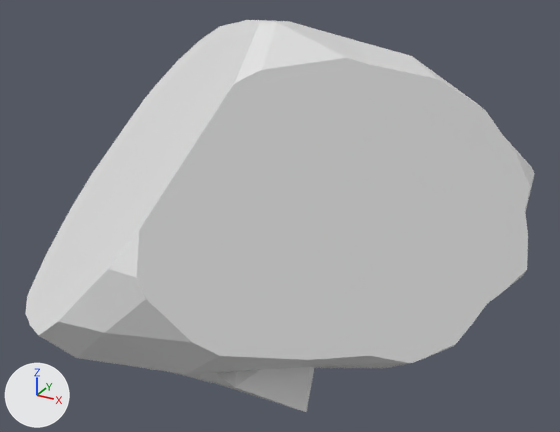
A saved change to the glTF model models/rock.glb.
Rendered twice from a camera (50 mm lens) standing at (1.72, -3.21, 2.04) and looking at (-0.02, -0.05, 0.46). Arrows for +X, +Y and +Z are at lower left; the lights stay in place. The picture after the commit comes second. Where no turn or scale is listed for an object, it has been applied to the vertices.

The first picture shows 'Chunk_D', 'Chunk_E', 'Chunk_F', 'Chunk_G', 'Chunk_H', 'Chunk_I', 'Chunk_J', 'Rubble_3' and 1 more.
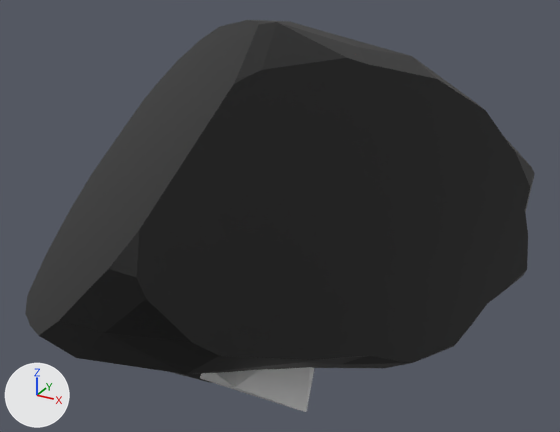
Location of each change, [x1, y1, x2, y2] in pixels of the pictures (560 x 432 px):
'Chunk_F', recoloured (white to black)
    both: [248, 49, 528, 368]
'Chunk_H', recoloured (white to black)
    both: [28, 20, 336, 374]
'Chunk_J', recoloured
    both: [25, 21, 244, 318]
'Chunk_D', recoloured
    both: [74, 26, 221, 203]
'Chunk_G', recoloured
    both: [49, 25, 227, 249]
'Chunk_I', recoloured
    both: [287, 21, 447, 82]
'Chunk_E', recoloured
    both: [505, 138, 535, 278]

Diff of the bpy script that builds the scene:
```diff
--- a/models/rock.glb.py
+++ b/models/rock.glb.py
@@ mat_defaultmaterial_010 @@
+mat_defaultmaterial_010 = bpy.data.materials.new('DefaultMaterial.010')
+mat_defaultmaterial_010.use_nodes = True; mat_defaultmaterial_010.node_tree.nodes.clear()
+_N = mat_defaultmaterial_010.node_tree.nodes; _L = mat_defaultmaterial_010.node_tree.links
+n0 = _N.new('ShaderNodeOutputMaterial'); n0.name = 'Material Output'
+n1 = _N.new('ShaderNodeBsdfPrincipled'); n1.name = 'Principled BSDF'
+n2 = _N.new('ShaderNodeVertexColor'); n2.name = 'Color Attribute'
+_L.new(n1.outputs[0], n0.inputs[0])  # 'BSDF' to 'Surface'
+_L.new(n2.outputs[0], n1.inputs[0])  # 'Color' to 'Base Color'
@@ mat_defaultmaterial_009 @@
+mat_defaultmaterial_009 = bpy.data.materials.new('DefaultMaterial.009')
+mat_defaultmaterial_009.use_nodes = True; mat_defaultmaterial_009.node_tree.nodes.clear()
+_N = mat_defaultmaterial_009.node_tree.nodes; _L = mat_defaultmaterial_009.node_tree.links
+n0 = _N.new('ShaderNodeOutputMaterial'); n0.name = 'Material Output'
+n1 = _N.new('ShaderNodeBsdfPrincipled'); n1.name = 'Principled BSDF'
+n2 = _N.new('ShaderNodeVertexColor'); n2.name = 'Color Attribute'
+_L.new(n1.outputs[0], n0.inputs[0])  # 'BSDF' to 'Surface'
+_L.new(n2.outputs[0], n1.inputs[0])  # 'Color' to 'Base Color'
@@ mat_defaultmaterial_008 @@
+mat_defaultmaterial_008 = bpy.data.materials.new('DefaultMaterial.008')
+mat_defaultmaterial_008.use_nodes = True; mat_defaultmaterial_008.node_tree.nodes.clear()
+_N = mat_defaultmaterial_008.node_tree.nodes; _L = mat_defaultmaterial_008.node_tree.links
+n0 = _N.new('ShaderNodeOutputMaterial'); n0.name = 'Material Output'
+n1 = _N.new('ShaderNodeBsdfPrincipled'); n1.name = 'Principled BSDF'
+n2 = _N.new('ShaderNodeVertexColor'); n2.name = 'Color Attribute'
+_L.new(n1.outputs[0], n0.inputs[0])  # 'BSDF' to 'Surface'
+_L.new(n2.outputs[0], n1.inputs[0])  # 'Color' to 'Base Color'
@@ mat_defaultmaterial_007 @@
+mat_defaultmaterial_007 = bpy.data.materials.new('DefaultMaterial.007')
+mat_defaultmaterial_007.use_nodes = True; mat_defaultmaterial_007.node_tree.nodes.clear()
+_N = mat_defaultmaterial_007.node_tree.nodes; _L = mat_defaultmaterial_007.node_tree.links
+n0 = _N.new('ShaderNodeOutputMaterial'); n0.name = 'Material Output'
+n1 = _N.new('ShaderNodeBsdfPrincipled'); n1.name = 'Principled BSDF'
+n2 = _N.new('ShaderNodeVertexColor'); n2.name = 'Color Attribute'
+_L.new(n1.outputs[0], n0.inputs[0])  # 'BSDF' to 'Surface'
+_L.new(n2.outputs[0], n1.inputs[0])  # 'Color' to 'Base Color'
@@ mat_defaultmaterial_006 @@
+mat_defaultmaterial_006 = bpy.data.materials.new('DefaultMaterial.006')
+mat_defaultmaterial_006.use_nodes = True; mat_defaultmaterial_006.node_tree.nodes.clear()
+_N = mat_defaultmaterial_006.node_tree.nodes; _L = mat_defaultmaterial_006.node_tree.links
+n0 = _N.new('ShaderNodeOutputMaterial'); n0.name = 'Material Output'
+n1 = _N.new('ShaderNodeBsdfPrincipled'); n1.name = 'Principled BSDF'
+n2 = _N.new('ShaderNodeVertexColor'); n2.name = 'Color Attribute'
+_L.new(n1.outputs[0], n0.inputs[0])  # 'BSDF' to 'Surface'
+_L.new(n2.outputs[0], n1.inputs[0])  # 'Color' to 'Base Color'
@@ mat_defaultmaterial_005 @@
+mat_defaultmaterial_005 = bpy.data.materials.new('DefaultMaterial.005')
+mat_defaultmaterial_005.use_nodes = True; mat_defaultmaterial_005.node_tree.nodes.clear()
+_N = mat_defaultmaterial_005.node_tree.nodes; _L = mat_defaultmaterial_005.node_tree.links
+n0 = _N.new('ShaderNodeOutputMaterial'); n0.name = 'Material Output'
+n1 = _N.new('ShaderNodeBsdfPrincipled'); n1.name = 'Principled BSDF'
+n2 = _N.new('ShaderNodeVertexColor'); n2.name = 'Color Attribute'
+_L.new(n1.outputs[0], n0.inputs[0])  # 'BSDF' to 'Surface'
+_L.new(n2.outputs[0], n1.inputs[0])  # 'Color' to 'Base Color'
@@ mat_defaultmaterial_004 @@
+mat_defaultmaterial_004 = bpy.data.materials.new('DefaultMaterial.004')
+mat_defaultmaterial_004.use_nodes = True; mat_defaultmaterial_004.node_tree.nodes.clear()
+_N = mat_defaultmaterial_004.node_tree.nodes; _L = mat_defaultmaterial_004.node_tree.links
+n0 = _N.new('ShaderNodeOutputMaterial'); n0.name = 'Material Output'
+n1 = _N.new('ShaderNodeBsdfPrincipled'); n1.name = 'Principled BSDF'
+n2 = _N.new('ShaderNodeVertexColor'); n2.name = 'Color Attribute'
+_L.new(n1.outputs[0], n0.inputs[0])  # 'BSDF' to 'Surface'
+_L.new(n2.outputs[0], n1.inputs[0])  # 'Color' to 'Base Color'
@@ me_chunk_d @@
 me_chunk_d.from_pydata(...)  # 126 vertices, 248 faces; spans x -0.96..0.71, y -0.61..0.57, z -0.62..0.72
+me_chunk_d.materials.append(mat_defaultmaterial_004)
@@ me_chunk_e @@
 me_chunk_e.from_pydata(...)  # 117 vertices, 230 faces; spans x -0.603..0.379, y -0.526..0.63, z -0.508..0.666
+me_chunk_e.materials.append(mat_defaultmaterial_005)
@@ me_chunk_f @@
 me_chunk_f.from_pydata(...)  # 130 vertices, 256 faces; spans x -0.487..0.424, y -0.901..0.571, z -0.623..0.803
+me_chunk_f.materials.append(mat_defaultmaterial_006)
@@ me_chunk_g @@
 me_chunk_g.from_pydata(...)  # 43 vertices, 82 faces; spans x -0.66..0.9, y -0.42..0.31, z -0.66..0.71
+me_chunk_g.materials.append(mat_defaultmaterial_007)
@@ me_chunk_h @@
 me_chunk_h.from_pydata(...)  # 107 vertices, 210 faces; spans x -0.834..0.393, y -0.655..0.804, z -0.837..0.612
+me_chunk_h.materials.append(mat_defaultmaterial_008)
@@ me_chunk_i @@
 me_chunk_i.from_pydata(...)  # 80 vertices, 156 faces; spans x -0.44..0.539, y -0.502..0.353, z -0.556..0.209
+me_chunk_i.materials.append(mat_defaultmaterial_009)
@@ me_chunk_j @@
 me_chunk_j.from_pydata(...)  # 79 vertices, 154 faces; spans x -0.704..0.66, y -0.765..0.53, z -0.663..0.781
+me_chunk_j.materials.append(mat_defaultmaterial_010)
```
